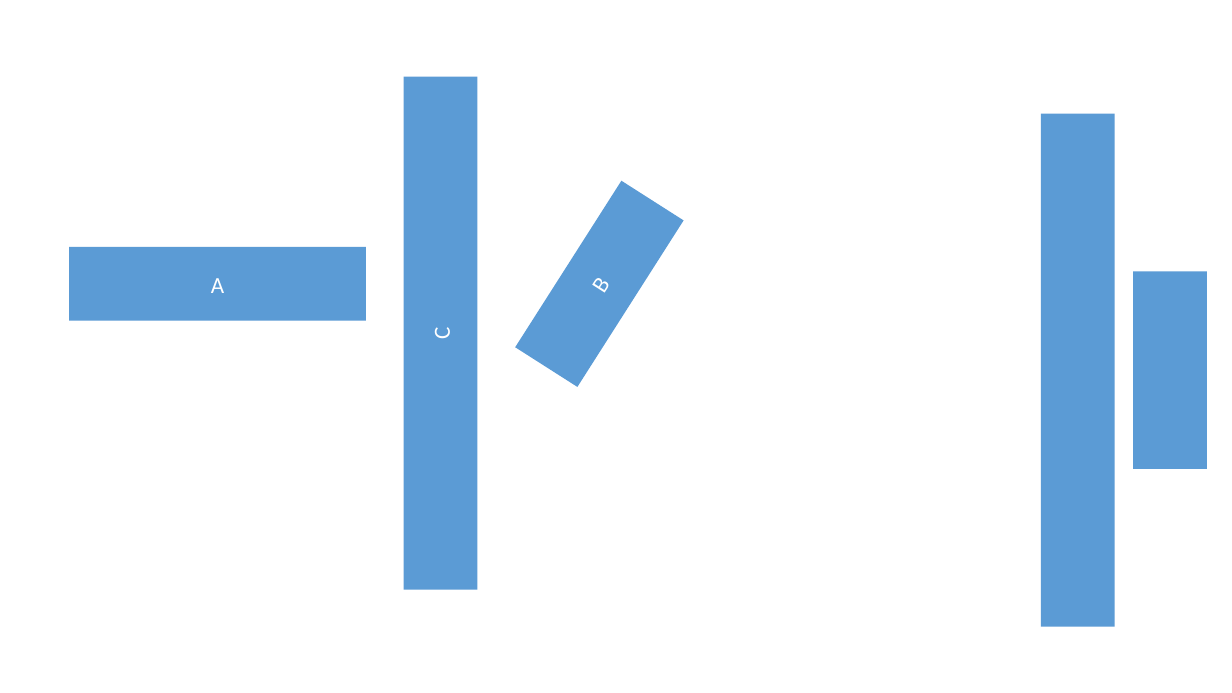
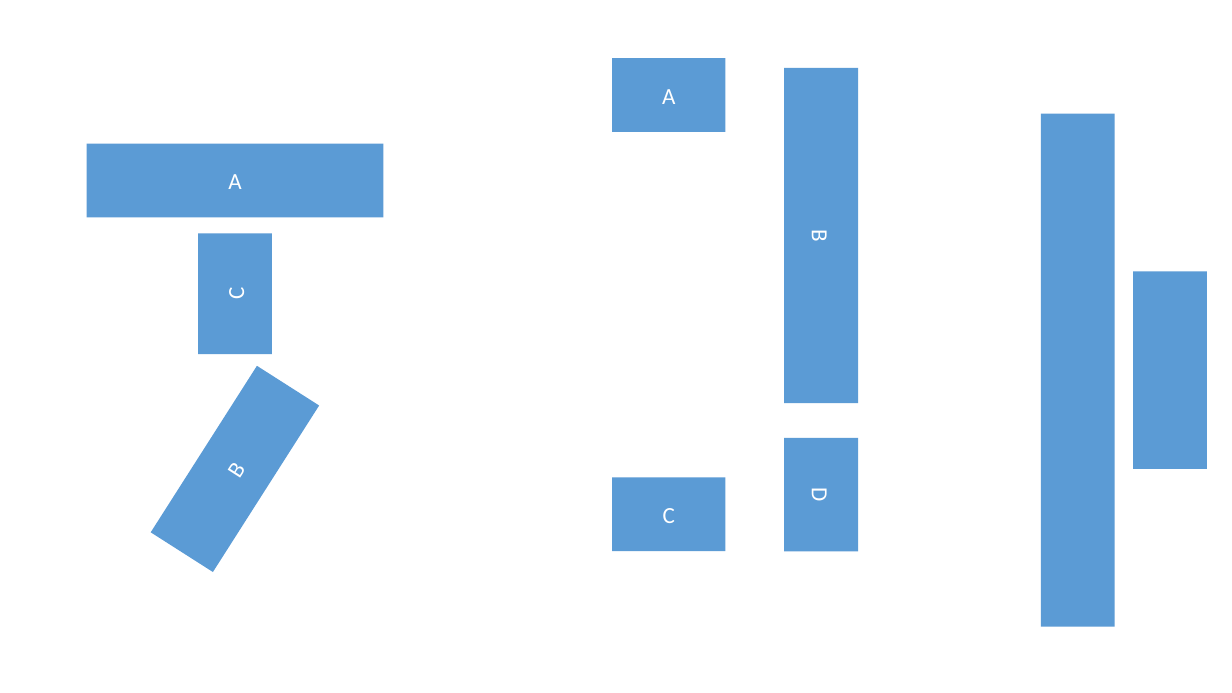
Before and after one commit to iappyx/Instrumenta, a slide deck: slide 2 of src/InstrumentaPowerpointToolbar.pptm. Drawn at 1232x693 pixels with LibreOffice and Linux fonts; fonts in the diff are those of the drawing. Boxes give left, top, right and bottom in pixels: in the first picture for what was removed or moved away, otherwise in the second. Text is boxed around its words. In the diff, an @@ line names an element or a change of style, - is before the commit and + after.

```diff
--- a/src/InstrumentaPowerpointToolbar.pptm
+++ b/src/InstrumentaPowerpointToolbar.pptm
@@ rectangle added at box(612, 58, 726, 132), fill #5B9BD5, 18 pt, text #FFFFFF @@
+A
@@ rectangle added at box(784, 68, 858, 403), fill #5B9BD5, 18 pt, text #FFFFFF @@
+B
@@ rectangle "A": place and size @@
-rectangle "A" at box(69, 247, 366, 321)
+rectangle "A" at box(87, 143, 384, 217)
@@ rectangle "C": place and size @@
-rectangle "C" at box(403, 76, 477, 589)
+rectangle "C" at box(198, 233, 272, 354)
@@ rectangle "B": place and size @@
-rectangle "B" at box(516, 180, 684, 387)
+rectangle "B" at box(150, 366, 319, 573)
@@ rectangle added at box(784, 438, 858, 551), fill #5B9BD5, 18 pt, text #FFFFFF @@
+D
@@ rectangle added at box(612, 478, 726, 552), fill #5B9BD5, 18 pt, text #FFFFFF @@
+C
```
Also in this commit, not shown: 1 other file.
